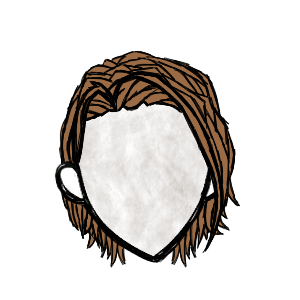
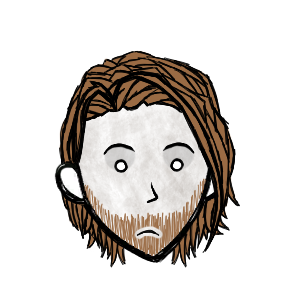
Layers edited between the first and the second 300px x 300px image:
renamed "Layer 12" to "Layer 21", painted on it over [84, 142, 207, 256]
removed group "Group 1" (2 layers) over [84, 142, 207, 256]
moved "Layer 18" out of group "Group 1", painted on it over [84, 142, 207, 256]
moved "Layer 19" out of group "Group 1" over [84, 142, 207, 256]
